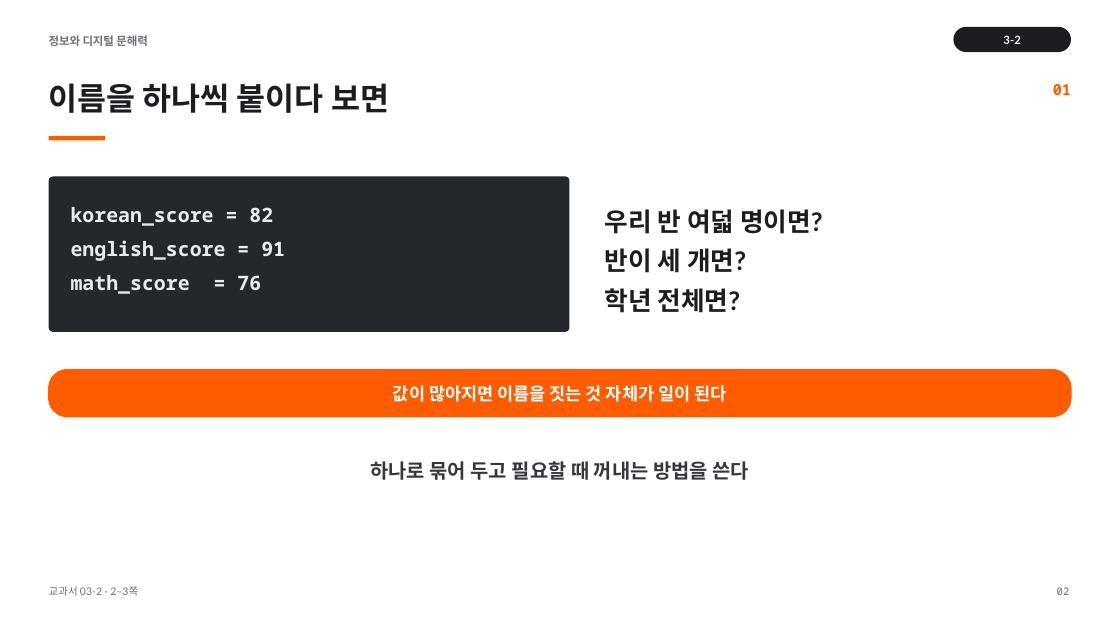
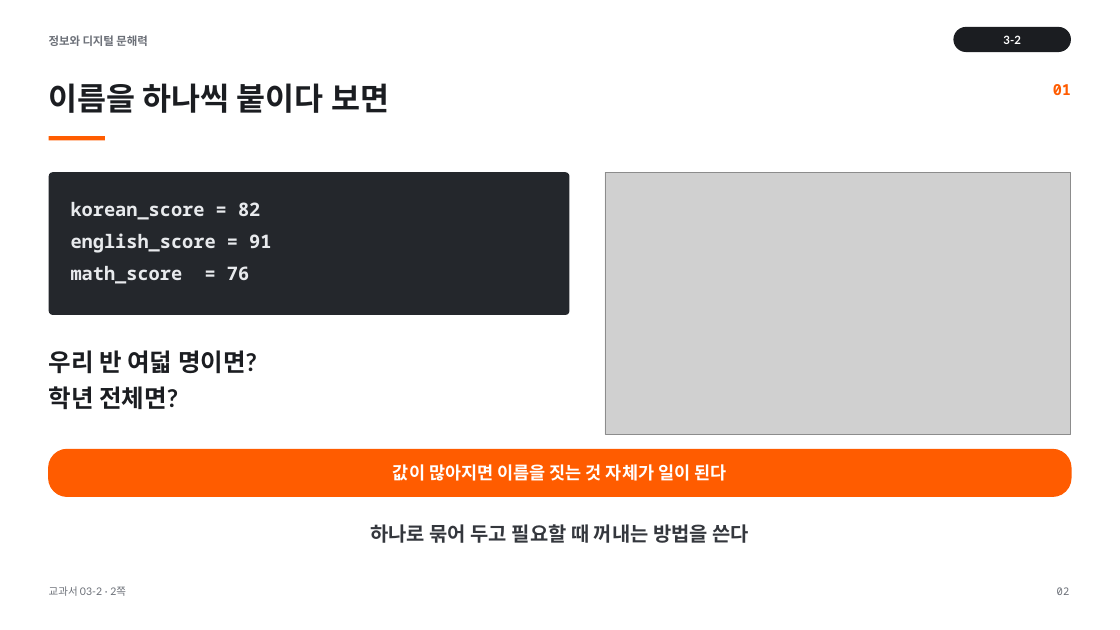
Before and after one commit to cozy819/2026-02__jdh, a slide deck: slide 2 of 03/ppt/03-2_여러_값을_묶는_두_가지_방법_v1.pptx. Drawn at 1120x630 pixels with LibreOffice and Linux fonts; fonts in the diff are those of the drawing; grey boxes stand for pictures. Boxes give left, top, right and bottom in pixels: in the first picture for what was removed or moved away, otherwise in the second. Text is boxed around its words. In the diff, an @@ line names an element or a change of style, - is before the commit and + after.

```diff
--- a/03/ppt/03-2_여러_값을_묶는_두_가지_방법_v1.pptx
+++ b/03/ppt/03-2_여러_값을_묶는_두_가지_방법_v1.pptx
@@ rounded rectangle: place and size @@
-rounded rectangle at (49,176,570,332)
+rounded rectangle at (49,172,570,315)
@@ rounded rectangle at (49,172,570,315): proportions changed @@
@@ picture added at (605,172,1071,434) @@
@@ text "korean_score = 82" at (71,202,271,284): size 17 to 16 pt; line spacing 28.9pt to 27.2pt @@
@@ text at (605,248,746,273): paragraph removed @@
-반이 세 개면?
@@ text "우리 반 여덟 명이면?": place and size @@
-text "우리 반 여덟 명이면?" at (605,209,823,313)
+text "우리 반 여덟 명이면?" at (49,350,257,409)
@@ text "우리 반 여덟 명이면?" at (49,350,257,409): size 22 to 21 pt; line spacing 34pt to 31pt @@
@@ rounded rectangle: place and size @@
-rounded rectangle at (49,370,1071,417)
+rounded rectangle at (49,450,1071,497)
@@ text "값이 많아지면 이름을 짓는 것 ...": place and size @@
-text "값이 많아지면 이름을 짓는 것 ..." at (393,385,726,402)
+text "값이 많아지면 이름을 짓는 것 ..." at (393,464,726,481)
@@ text "하나로 묶어 두고 필요할 때 ...": place and size @@
-text "하나로 묶어 두고 필요할 때 ..." at (370,461,750,480)
+text "하나로 묶어 두고 필요할 때 ..." at (370,524,750,543)
@@ text at (49,586,126,596): text changed @@
-교과서 03-2 · 2–3쪽
+교과서 03-2 · 2쪽
```
Also in this commit, not shown: 12 other slides changed, 1 slide added, 2 other files.
